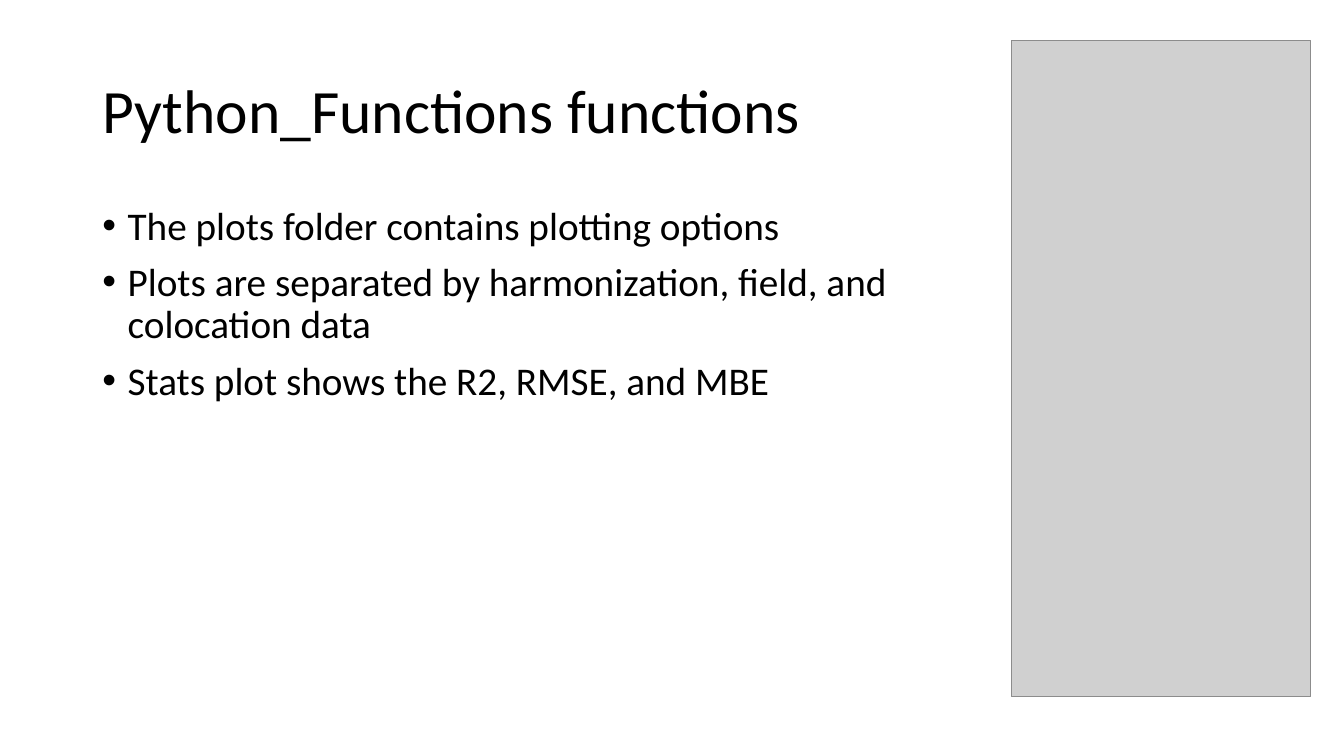
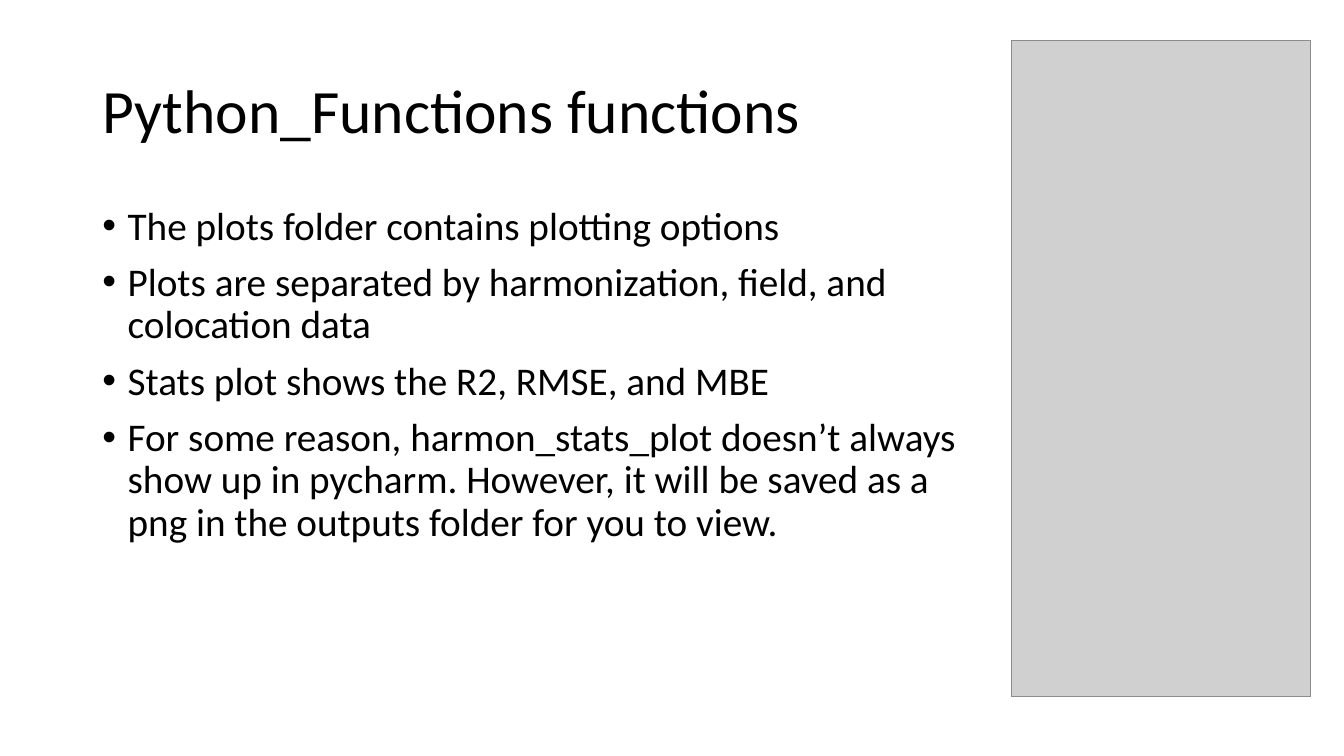
Before and after one commit to cafr1977/MPC_python, a slide deck: slide 26 of Python MPC.pptx (slide 19 before the commit). Drawn at 1344x756 pixels with LibreOffice and Linux fonts; fonts in the diff are those of the drawing; grey boxes stand for pictures. Boxes give left, top, right and bottom in pixels: in the first picture for what was removed or moved away, otherwise in the second. Text is boxed around its words. In the diff, an @@ line names an element or a change of style, - is before the commit and + after.

```diff
--- a/Python MPC.pptx
+++ b/Python MPC.pptx
@@ text at <box>128,423,955,543</box>: paragraph added @@
+• For some reason, harmon_stats_plot doesn’t always show up in pycharm. However, it will be saved as a png in the outputs folder for you to view.
```
Also in this commit, not shown: 7 other slides changed, 7 slides added, 3 other files.
